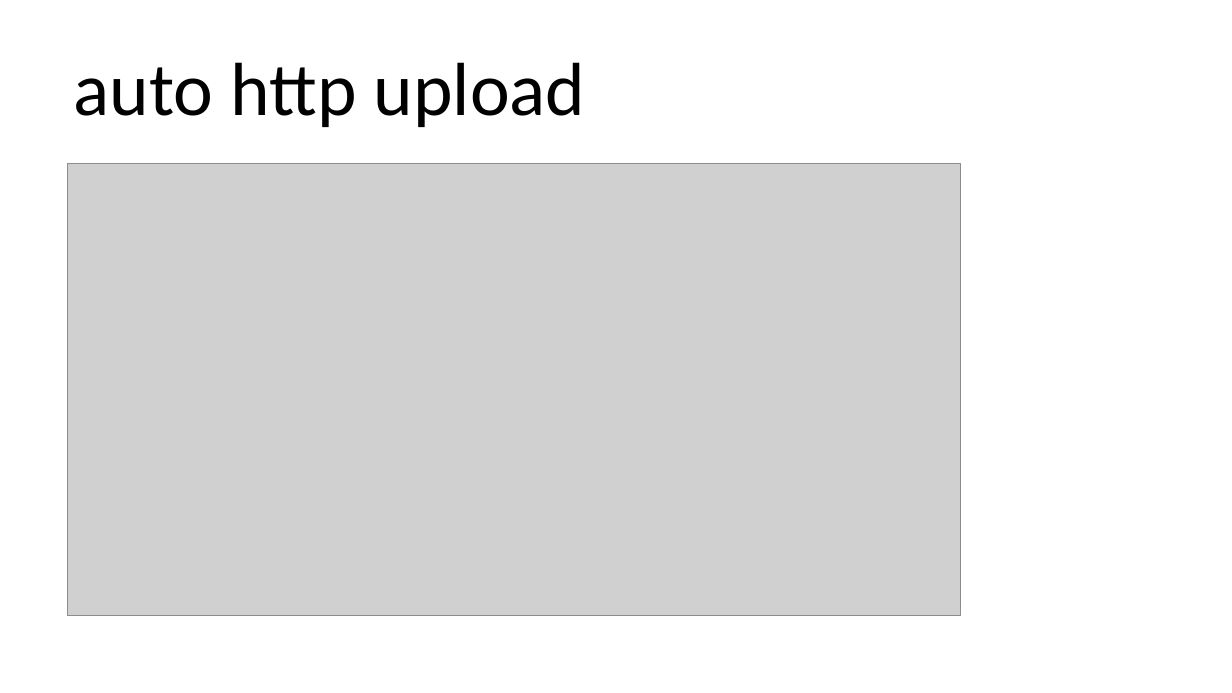
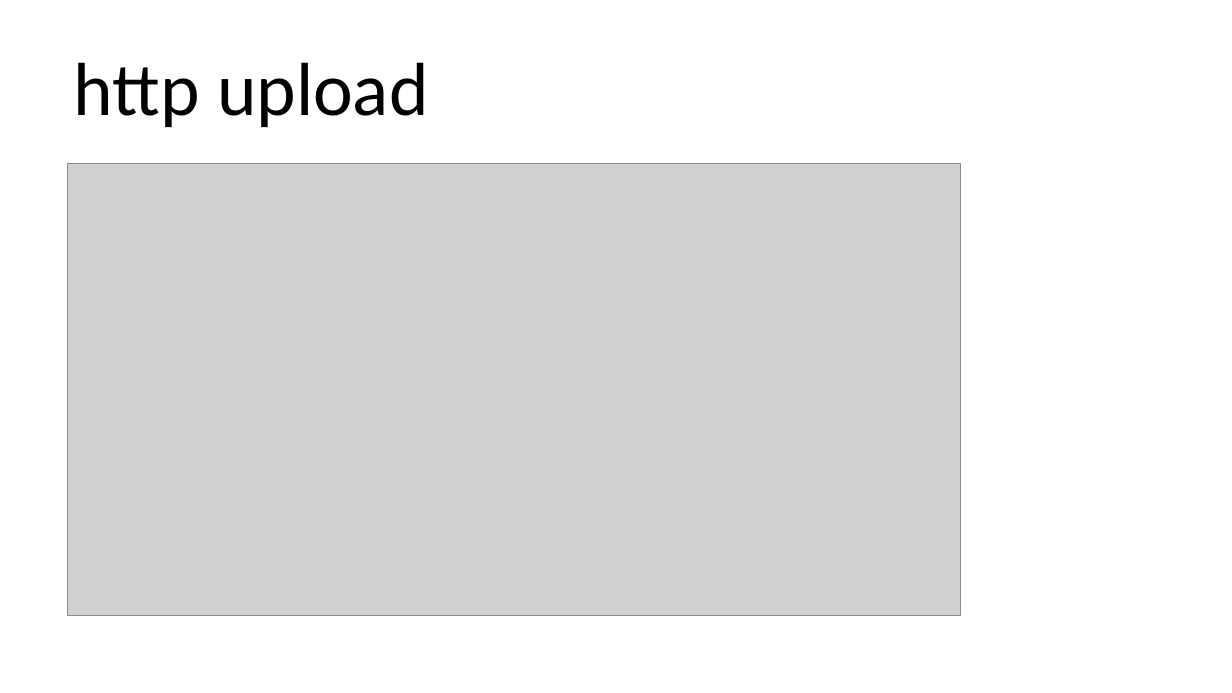
Before and after one commit to qicosmos/cppcon2018, a slide deck: slide 36 of cppcon2018.pptx. Drawn at 1232x693 pixels with LibreOffice and Linux fonts; fonts in the diff are those of the drawing; grey boxes stand for pictures. Boxes give left, top, right and bottom in pixels: in the first picture for what was removed or moved away, otherwise in the second. Text is boxed around its words. In the diff, an @@ line names an element or a change of style, - is before the commit and + after.

```diff
--- a/cppcon2018.pptx
+++ b/cppcon2018.pptx
@@ title at [74,62,429,127]: text changed @@
-auto http upload
+http upload
```
Also in this commit, not shown: 8 other slides changed, 1 slide added, 1 slide removed.
